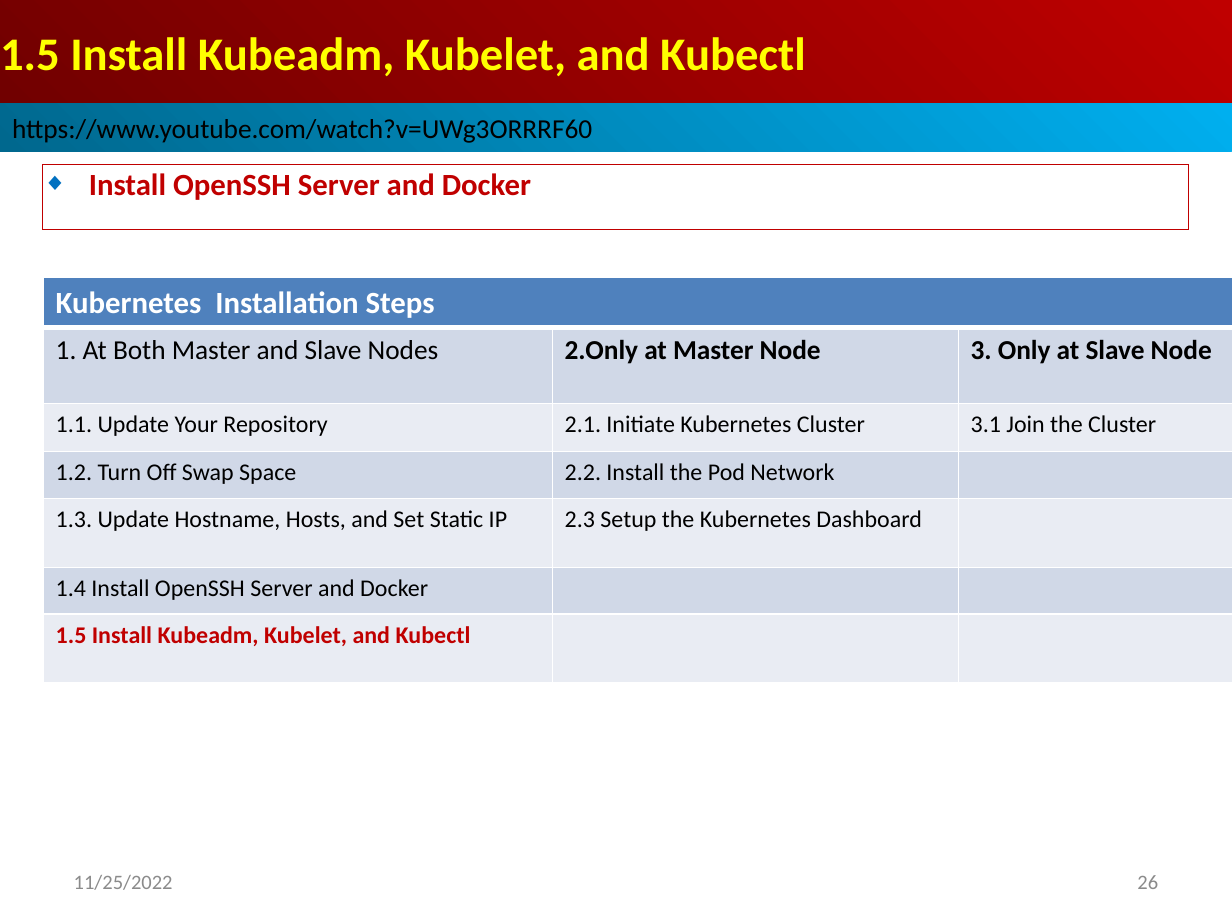
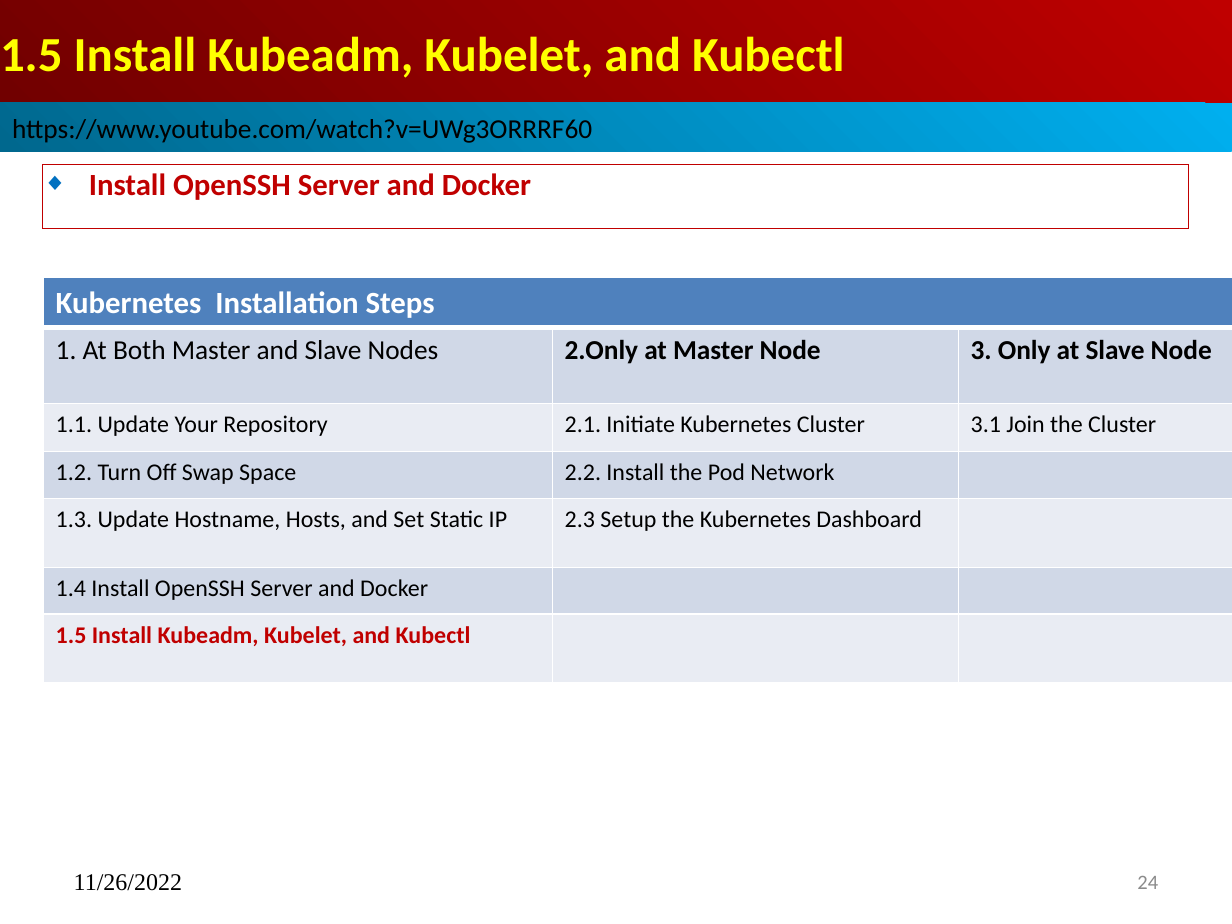
Before and after one commit to peterhchen/900_Kubernetes, a slide deck: slide 24 of 001_01_Install_MS_P02_Slave.pptx (slide 26 before the commit). Drawn at 1232x924 pixels with LibreOffice and Linux fonts; fonts in the diff are those of the drawing. Boxes give left, top, right and bottom in pixels: in the first picture for what was removed or moved away, otherwise in the second. Text is boxed around its words. In the diff, an @@ line names an element or a change of style, - is before the commit and + after.

```diff
--- a/001_01_Install_MS_P02_Slave.pptx
+++ b/001_01_Install_MS_P02_Slave.pptx
@@ title "1.5 Install Kubeadm, Kubelet, and ..." at <box>0,0,1232,103</box>: size 27.3 to 28.6 pt @@
@@ text at <box>74,874,182,891</box>: text changed; size 12 to 14 pt; font Calibri to Times New Roman; text colour #8B8B8B to #000000 @@
-11/25/2022
+11/26/2022
@@ page number at <box>1137,876,1158,889</box>: text changed @@
-26
+24
```
Also in this commit, not shown: 27 other slides changed, 3 slides removed, 1 other file.
